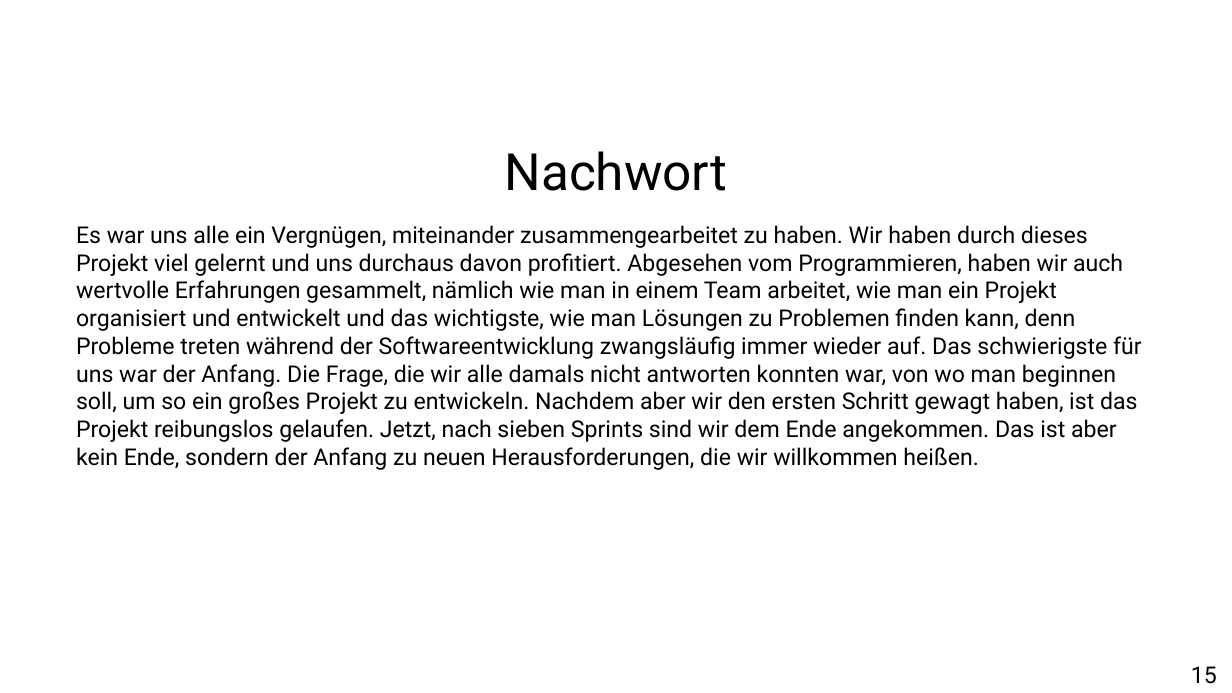
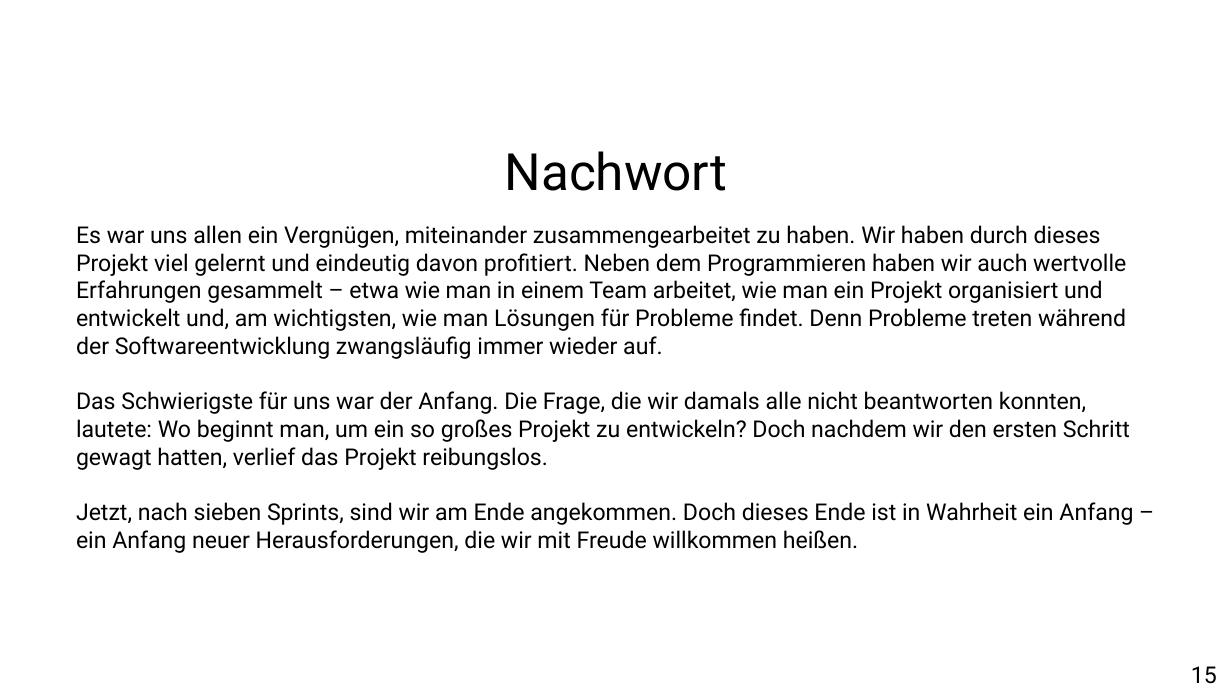
Before and after one commit to retroBattleDevs/retroBattle, a slide deck: slide 15 of etc/presentation/RetroBattle_Presentation.pptx. Drawn at 1232x693 pixels with LibreOffice and Linux fonts; fonts in the diff are those of the drawing. Boxes give left, top, right and bottom in pixels: in the first picture for what was removed or moved away, otherwise in the second. Text is boxed around its words. In the diff, an @@ line names an element or a change of style, - is before the commit and + after.

```diff
--- a/etc/presentation/RetroBattle_Presentation.pptx
+++ b/etc/presentation/RetroBattle_Presentation.pptx
@@ text at bbox=[76, 225, 1133, 553]: text changed @@
-Es war uns alle ein Vergnügen, miteinander zusammengearbeitet zu haben. Wir haben durch dieses Projekt viel gelernt und uns durchaus davon profitiert. Abgesehen vom Programmieren, haben wir auch wertvolle Erfahrungen gesammelt, nämlich wie man in einem Team arbeitet, wie man ein Projekt organisiert und entwickelt und das wichtigste, wie man Lösungen zu Problemen finden kann, denn Probleme treten während der Softwareentwicklung zwangsläufig immer wieder auf. Das schwierigste für uns war der Anfang. Die Frage, die wir alle damals nicht antworten konnten war, von wo man beginnen soll, um so ein großes Projekt zu entwickeln. Nachdem aber wir den ersten Schritt gewagt haben, ist das Projekt reibungslos gelaufen. Jetzt, nach sieben Sprints sind wir dem Ende angekommen. Das ist aber kein Ende, sondern der Anfang zu neuen Herausforderungen, die wir willkommen heißen.
+Es war uns allen ein Vergnügen, miteinander zusammengearbeitet zu haben. Wir haben durch dieses Projekt viel gelernt und eindeutig davon profitiert. Neben dem Programmieren haben wir auch wertvolle Erfahrungen gesammelt – etwa wie man in einem Team arbeitet, wie man ein Projekt organisiert und entwickelt und, am wichtigsten, wie man Lösungen für Probleme findet. Denn Probleme treten während der Softwareentwicklung zwangsläufig immer wieder auf.
+Das Schwierigste für uns war der Anfang. Die Frage, die wir damals alle nicht beantworten konnten, lautete: Wo beginnt man, um ein so großes Projekt zu entwickeln? Doch nachdem wir den ersten Schritt gewagt hatten, verlief das Projekt reibungslos.
+Jetzt, nach sieben Sprints, sind wir am Ende angekommen. Doch dieses Ende ist in Wahrheit ein Anfang – ein Anfang neuer Herausforderungen, die wir mit Freude willkommen heißen.
```
Also in this commit, not shown: 12 other slides changed, 9 other files.
